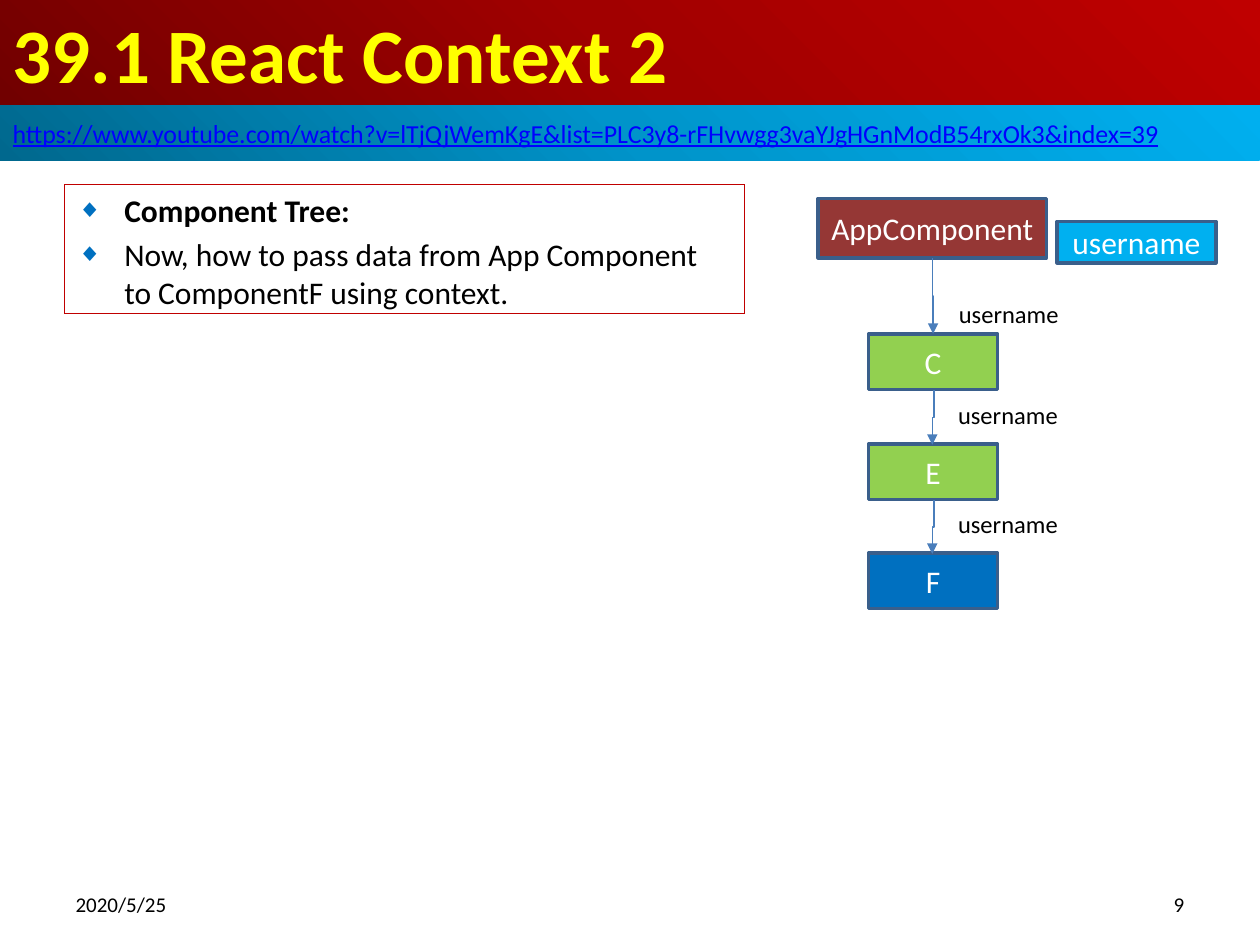
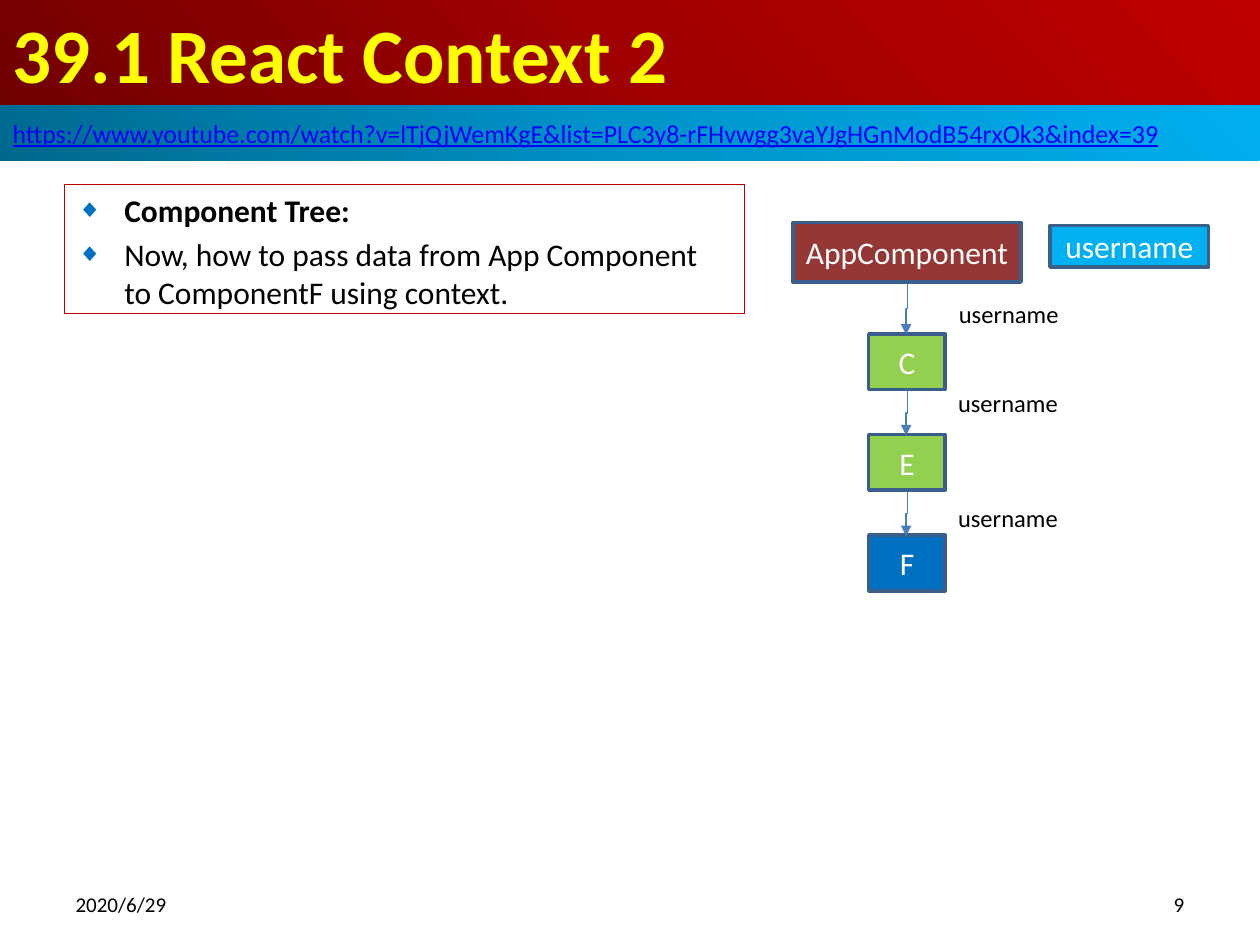
Before and after one commit to peterhchen/800-React-Hook, a slide deck: slide 9 of 39_Context2.pptx. Drawn at 1260x945 pixels with LibreOffice and Linux fonts; fonts in the diff are those of the drawing. Boxes give left, top, right and bottom in pixels: in the first picture for what was removed or moved away, otherwise in the second. Text is boxed around its words. In the diff, an @@ line names an element or a change of style, - is before the commit and + after.

```diff
--- a/39_Context2.pptx
+++ b/39_Context2.pptx
@@ rectangle "AppComponent": place and size @@
-rectangle "AppComponent" at <box>818,199,1046,258</box>
+rectangle "AppComponent" at <box>793,223,1021,282</box>
@@ rectangle "username": place and size @@
-rectangle "username" at <box>1057,222,1216,263</box>
+rectangle "username" at <box>1050,226,1208,267</box>
@@ elbow arrow moved from (932, 258) - (934, 334) to (908, 284) - (906, 335) @@
@@ rectangle "C": place and size @@
-rectangle "C" at <box>868,334,997,389</box>
+rectangle "C" at <box>868,334,945,389</box>
@@ text "username": place and size @@
-text "username" at <box>958,412,1058,425</box>
+text "username" at <box>958,400,1058,413</box>
@@ elbow arrow moved from (934, 391) - (932, 445) to (908, 391) - (906, 436) @@
@@ rectangle "E": place and size @@
-rectangle "E" at <box>868,444,997,499</box>
+rectangle "E" at <box>868,435,945,490</box>
@@ elbow arrow moved from (934, 500) - (932, 554) to (908, 491) - (906, 537) @@
@@ text "username": place and size @@
-text "username" at <box>958,521,1058,534</box>
+text "username" at <box>958,515,1058,528</box>
@@ rectangle "F": place and size @@
-rectangle "F" at <box>868,553,997,609</box>
+rectangle "F" at <box>868,536,945,591</box>
@@ text at <box>76,897,167,913</box>: text changed @@
-2020/5/25
+2020/6/29
```
Also in this commit, not shown: 21 other slides changed, 2 slides added.
